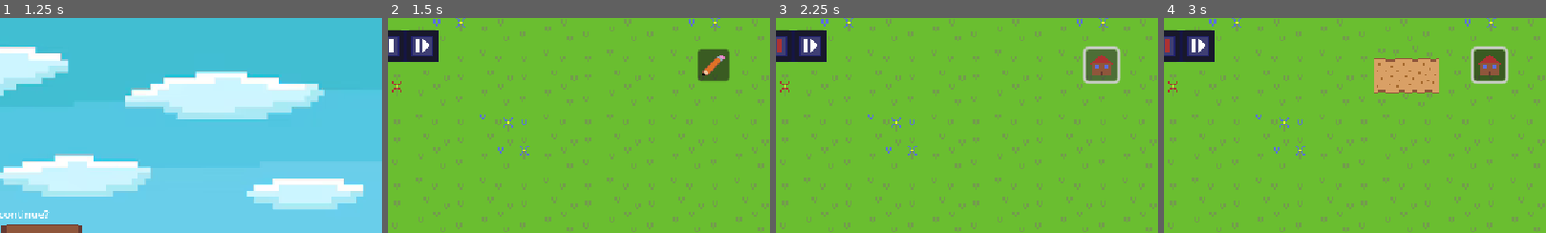
Above: before the commit, frames 1-4 (left to right).
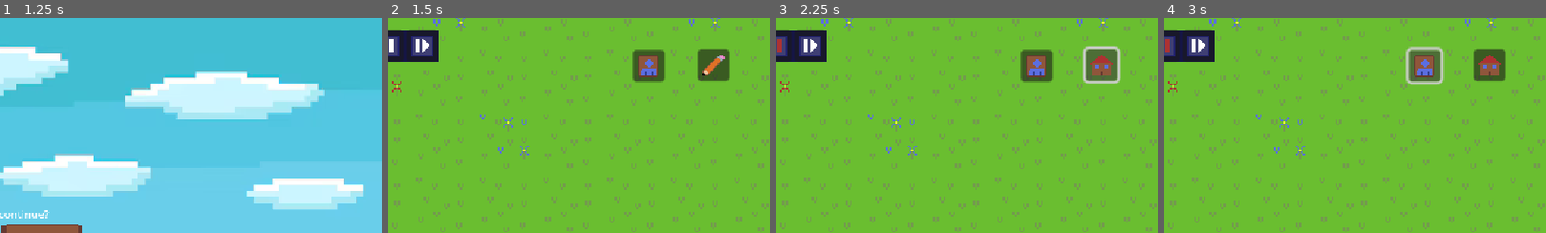
Above: after the commit, the same moments.

Repository: Dev-Karol1111/village
Game: Godot game, scene res://scenes/ui/menu.tscn
Same seed, same stepped clock (60 frames per second), same inputs: the game is played once before the commit and once after it.
Inputs (mouse positions are % of the whole screen's width and height, from its top left):
- Up to frame 1 (1.25 s): click "PLAY" at 0.5 s
- Up to frame 2 (1.5 s): click "New Game" at 1.25 s
- Up to frame 3 (2.25 s): click (93, 11) at 2 s
- Up to frame 4 (3 s): click (84, 11) at 2.77 s
The pictures show only the part of the screen within x 50-100%, y 0-50%; the shares and areas given below are measured in that part.

Frame 1 is identical in both runs. In frame 2, 1.3% of the frame differs, in the area x 64-73%, y 14-31%; in frame 3, 1.3%; in frame 4, 4.2%, in the area x 55-91%, y 12-42%.
Error after the commit: Attempt to call function 'instantiate' in base 'null instance' on a null instance. (res://scripts/ui/mode.gd:86)

Commit message:
Add asinging people to work

Diff:
--- a/scenes/ui/edit_mode.tscn
+++ b/scenes/ui/edit_mode.tscn
@@ -7,6 +7,10 @@
 [ext_resource type="Script" uid="uid://b6mcpo1cueccd" path="res://scripts/ui/ui.gd" id="5_4kt5k"]
 [ext_resource type="Texture2D" uid="uid://b5cqp64nkv5bn" path="res://assets/ui/ui-tileset.png" id="5_ycatb"]
 
+[sub_resource type="AtlasTexture" id="AtlasTexture_k7xle"]
+atlas = ExtResource("5_ycatb")
+region = Rect2(48, 32, 16, 16)
+
 [sub_resource type="AtlasTexture" id="AtlasTexture_ycatb"]
 atlas = ExtResource("5_ycatb")
 region = Rect2(32, 0, 32, 16)
@@ -47,6 +51,81 @@
 
 [sub_resource type="StyleBoxTexture" id="StyleBoxTexture_k7xle"]
 texture = SubResource("AtlasTexture_l3toe")
+
+[sub_resource type="Animation" id="Animation_skuhn"]
+length = 0.001
+tracks/0/type = "value"
+tracks/0/imported = false
+tracks/0/enabled = true
+tracks/0/path = NodePath("TextureRect:position")
+tracks/0/interp = 1
+tracks/0/loop_wrap = true
+tracks/0/keys = {
+"times": PackedFloat32Array(0),
+"transitions": PackedFloat32Array(1),
+"update": 0,
+"values": [Vector2(701, 39)]
+}
+tracks/1/type = "value"
+tracks/1/imported = false
+tracks/1/enabled = true
+tracks/1/path = NodePath("VBoxContainer:position")
+tracks/1/interp = 1
+tracks/1/loop_wrap = true
+tracks/1/keys = {
+"times": PackedFloat32Array(0),
+"transitions": PackedFloat32Array(1),
+"update": 0,
+"values": [Vector2(726, 115)]
+}
+tracks/2/type = "value"
+tracks/2/imported = false
+tracks/2/enabled = true
+tracks/2/path = NodePath("TextureRect:rotation")
+tracks/2/interp = 1
+tracks/2/loop_wrap = true
+tracks/2/keys = {
+"times": PackedFloat32Array(0),
+"transitions": PackedFloat32Array(1),
+"update": 0,
+"values": [0.50199443]
+}
+tracks/3/type = "value"
+tracks/3/imported = false
+tracks/3/enabled = true
+tracks/3/path = NodePath("VBoxContainer:rotation")
+tracks/3/interp = 1
+tracks/3/loop_wrap = true
+tracks/3/keys = {
+"times": PackedFloat32Array(0),
+"transitions": PackedFloat32Array(1),
+"update": 0,
+"values": [0.5015373]
+}
+tracks/4/type = "value"
+tracks/4/imported = false
+tracks/4/enabled = true
+tracks/4/path = NodePath("TextureRect:modulate")
+tracks/4/interp = 1
+tracks/4/loop_wrap = true
+tracks/4/keys = {
+"times": PackedFloat32Array(0),
+"transitions": PackedFloat32Array(1),
+"update": 0,
+"values": [Color(1, 1, 1, 1)]
+}
+tracks/5/type = "value"
+tracks/5/imported = false
+tracks/5/enabled = true
+tracks/5/path = NodePath("VBoxContainer:modulate")
+tracks/5/interp = 1
+tracks/5/loop_wrap = true
+tracks/5/keys = {
+"times": PackedFloat32Array(0),
+"transitions": PackedFloat32Array(1),
+"update": 0,
+"values": [Color(1, 1, 1, 0)]
+}
 
 [sub_resource type="Animation" id="Animation_4kt5k"]
 resource_name = "open"
@@ -121,81 +200,6 @@
 "transitions": PackedFloat32Array(1, 1),
 "update": 0,
 "values": [Color(1, 1, 1, 0), Color(1, 1, 1, 1)]
-}
-
-[sub_resource type="Animation" id="Animation_skuhn"]
-length = 0.001
-tracks/0/type = "value"
-tracks/0/imported = false
-tracks/0/enabled = true
-tracks/0/path = NodePath("TextureRect:position")
-tracks/0/interp = 1
-tracks/0/loop_wrap = true
-tracks/0/keys = {
-"times": PackedFloat32Array(0),
-"transitions": PackedFloat32Array(1),
-"update": 0,
-"values": [Vector2(701, 39)]
-}
-tracks/1/type = "value"
-tracks/1/imported = false
-tracks/1/enabled = true
-tracks/1/path = NodePath("VBoxContainer:position")
-tracks/1/interp = 1
-tracks/1/loop_wrap = true
-tracks/1/keys = {
-"times": PackedFloat32Array(0),
-"transitions": PackedFloat32Array(1),
-"update": 0,
-"values": [Vector2(726, 115)]
-}
-tracks/2/type = "value"
-tracks/2/imported = false
-tracks/2/enabled = true
-tracks/2/path = NodePath("TextureRect:rotation")
-tracks/2/interp = 1
-tracks/2/loop_wrap = true
-tracks/2/keys = {
-"times": PackedFloat32Array(0),
-"transitions": PackedFloat32Array(1),
-"update": 0,
-"values": [0.50199443]
-}
-tracks/3/type = "value"
-tracks/3/imported = false
-tracks/3/enabled = true
-tracks/3/path = NodePath("VBoxContainer:rotation")
-tracks/3/interp = 1
-tracks/3/loop_wrap = true
-tracks/3/keys = {
-"times": PackedFloat32Array(0),
-"transitions": PackedFloat32Array(1),
-"update": 0,
-"values": [0.5015373]
-}
-tracks/4/type = "value"
-tracks/4/imported = false
-tracks/4/enabled = true
-tracks/4/path = NodePath("TextureRect:modulate")
-tracks/4/interp = 1
-tracks/4/loop_wrap = true
-tracks/4/keys = {
-"times": PackedFloat32Array(0),
-"transitions": PackedFloat32Array(1),
-"update": 0,
-"values": [Color(1, 1, 1, 1)]
-}
-tracks/5/type = "value"
-tracks/5/imported = false
-tracks/5/enabled = true
-tracks/5/path = NodePath("VBoxContainer:modulate")
-tracks/5/interp = 1
-tracks/5/loop_wrap = true
-tracks/5/keys = {
-"times": PackedFloat32Array(0),
-"transitions": PackedFloat32Array(1),
-"update": 0,
-"values": [Color(1, 1, 1, 0)]
 }
 
 [sub_resource type="AnimationLibrary" id="AnimationLibrary_jb44s"]
@@ -220,6 +224,22 @@
 size_flags_horizontal = 8
 size_flags_vertical = 0
 icon = ExtResource("1_tpjst")
+
+[node name="people_managment" type="Button" parent="."]
+anchors_preset = -1
+anchor_left = 0.86200005
+anchor_top = 0.074
+anchor_right = 0.86200005
+anchor_bottom = 0.074
+offset_left = -48.024048
+offset_top = 0.048000336
+offset_right = -24.024048
+offset_bottom = 24.048
+grow_horizontal = 0
+scale = Vector2(2, 2)
+size_flags_horizontal = 8
+size_flags_vertical = 0
+icon = SubResource("AtlasTexture_k7xle")
 
 [node name="Edit" type="Node" parent="."]
 script = ExtResource("3_ycatb")
@@ -365,6 +385,7 @@
 speed_scale = 7.0
 
 [connection signal="pressed" from="Mode" to="." method="_on_mode_pressed"]
+[connection signal="pressed" from="people_managment" to="." method="_on_people_managment_pressed"]
 [connection signal="pressed" from="timeManagment/unpause" to="." method="_on_unpause_pressed"]
 [connection signal="pressed" from="timeManagment/pause" to="." method="_on_pause_pressed"]
 [connection signal="pressed" from="info/VBoxContainer/resume" to="." method="_on_resume_pressed"]
--- a/scripts/autoload/managment.gd
+++ b/scripts/autoload/managment.gd
@@ -1,7 +1,7 @@
 extends Node
 
 var moneys := 500
-var people := 0
+var people_count := 0
 
 var tilemap: TileMapLayer
 
@@ -29,6 +29,10 @@
 var totally_pause := false
 
 const water := Vector2i(0,2)
+
+var people : Array[People]
+
+var avaible_works : Array = ["TEST1", "TEST2", "TEST3"]
 
 func _ready() -> void:
 	init()
@@ -70,7 +74,7 @@
 
 func init():
 	Managment.totally_pause = false
-	avaible_workers = people
+	avaible_workers = people_count
 	var build_list = load("res://Builds/buildsList.tres")
 	for bett in build_list.betting:
 		if bett.free_places > 0:
@@ -79,8 +83,21 @@
 		if house.free_places > 0:
 			free_places.set(house, house.free_places)
 
+	for i in range(10):
+		var data : People = load("res://scripts/bases/people.gd").new()
+		data.generate_data("adult")
+		people.append(data)
+	for i in range(6):
+		var data : People = load("res://scripts/bases/people.gd").new()
+		data.generate_data("child")
+		people.append(data)
+	for i in range(2):
+		var data : People = load("res://scripts/bases/people.gd").new()
+		data.generate_data("greybeard")
+		people.append(data)
+
 func add_people(value: int):
-	people += value
+	people_count += value
 	avaible_workers += value
 	Signals.data_changed_ui.emit()
 
--- a/scripts/autoload/signals.gd
+++ b/scripts/autoload/signals.gd
@@ -10,3 +10,5 @@
 signal pause_game
 @warning_ignore("unused_signal")
 signal unpause_game
+@warning_ignore("unused_signal")
+signal close_ui
--- /dev/null
+++ b/scripts/bases/people.gd
@@ -0,0 +1,22 @@
+extends Resource
+
+class_name People
+
+var name := "Name"
+var age := 0
+var gender := "male"
+var statistics := {"strenght" : 0, "skill" : 0, "flair" : 0}
+var work := ""
+
+var male_names := ["Michael", "James", "John", "Robert", "David","William", "Thomas", "Daniel", "Matthew", "Andrew","Christopher", "Joseph", "Brian", "Kevin", "Steven","George", "Edward", "Paul", "Mark", "Anthony","Benjamin", "Samuel", "Charles", "Timothy", "Jason","Alex", "Nathan", "Jonathan", "Scott", "Aaron","Oliver", "Henry", "Luke", "Logan", "Ethan","Jacob", "Owen", "Caleb", "Tyler", "Jack","Adam", "Patrick", "Gregory", "Sean", "Kyle","Zachary", "Leo", "Isaac", "Jordan", "Cole"]
+var female_names := ["Emma", "Olivia", "Sophia", "Ava", "Isabella","Mia", "Charlotte", "Amelia", "Harper", "Ella","Grace", "Chloe", "Abigail", "Lily", "Emily","Madison", "Elizabeth", "Scarlett", "Hannah", "Aria","Natalie", "Samantha", "Zoe", "Victoria", "Lucy","Evelyn", "Nora", "Ellie", "Aubrey", "Stella","Layla", "Riley", "Penelope", "Lillian", "Addison","Brooklyn", "Savannah", "Hazel", "Violet", "Aurora","Alice", "Claire", "Bella", "Maya", "Elena","Paisley", "Caroline", "Anna", "Sadie", "Kennedy"]
+
+func generate_data(type: String, preset_name:= "", preset_age:=0, preset_gender:="", preset_statistics={"strenght" : 0, "skill" : 0, "flair" : 0}):
+	gender = ["male", "female"].pick_random()
+	name = get("%s_names" % gender).pick_random()
+	if type == "child":
+		age = randf_range(4,14)
+	elif type == "adult":
+		age = randf_range(20,45)
+	elif type == "greybeard":
+		age = randf_range(65, 70)
--- a/scripts/map.gd
+++ b/scripts/map.gd
@@ -50,8 +50,7 @@
 	_remove_block(tile_coords)
 
 func _open_build_ui(tile_coords: Vector2i) -> void:
-	for child in ui_opened_node.get_children():
-		child.queue_free()
+	Signals.close_ui.emit()
 
 	for bett in Managment.betting.values():
 		var new_bett = bett["data"]
@@ -139,7 +138,7 @@
 		90 : flip_h + transpose,
 		180 : flip_v + flip_h,
 		270 : flip_v + transpose
-				  }
+	}
 
 	var block_map: Array[bool] = []
 	var pos = Vector2i(x, y)
--- a/scripts/save_managment.gd
+++ b/scripts/save_managment.gd
@@ -21,7 +21,7 @@
 	var info = JSON.parse_string(json_text)
 	if info != null:
 		Managment.moneys = info.get("money", 0)
-		Managment.people = info.get("people", 0)
+		Managment.people_count = info.get("people", 0)
 		if info.has("bettings_builds"):
 			Managment.betting.clear()
 			print(info["bettings_builds"])
@@ -56,7 +56,7 @@
 
 	var info := {
 				   "money": Managment.moneys,
-				   "people": Managment.people,
+				   "people": Managment.people_count,
 				   "bettings_builds": [],
 				   "free_places" : [],
 				   "products" : Managment.products,
--- a/scripts/ui/build_ui.gd
+++ b/scripts/ui/build_ui.gd
@@ -18,6 +18,7 @@
 	Signals.edit_menu_opened.connect(func():
 		visible = false
 	)
+	Signals.close_ui.connect(func(): queue_free())
 
 func update_data():
 	build_name.text = data.name
--- a/scripts/ui/mode.gd
+++ b/scripts/ui/mode.gd
@@ -80,3 +80,7 @@
 func _on_exit_pressed() -> void:
 	load("res://scripts/save_managment.gd").new().save(get_node(map).get_child(0))
 	get_tree().change_scene_to_file("res://scenes/ui/menu.tscn")
+
+
+func _on_people_managment_pressed() -> void:
+	self.add_child(load("res://scenes/ui/people_managment.tscn").instantiate())
--- a/scripts/ui/ui.gd
+++ b/scripts/ui/ui.gd
@@ -11,4 +11,4 @@
 
 func update_data():
 	money_label.text = "$ %s" % Managment.moneys
-	people_label.text = "%s" % Managment.people
+	people_label.text = "%s" % Managment.people_count
Binary file changed: assets/ui/ui-tileset.png
Not shown, changed: export_presets.cfg
Not shown: 1 places in scenes/ui/edit_mode.tscn that only renumber resources
